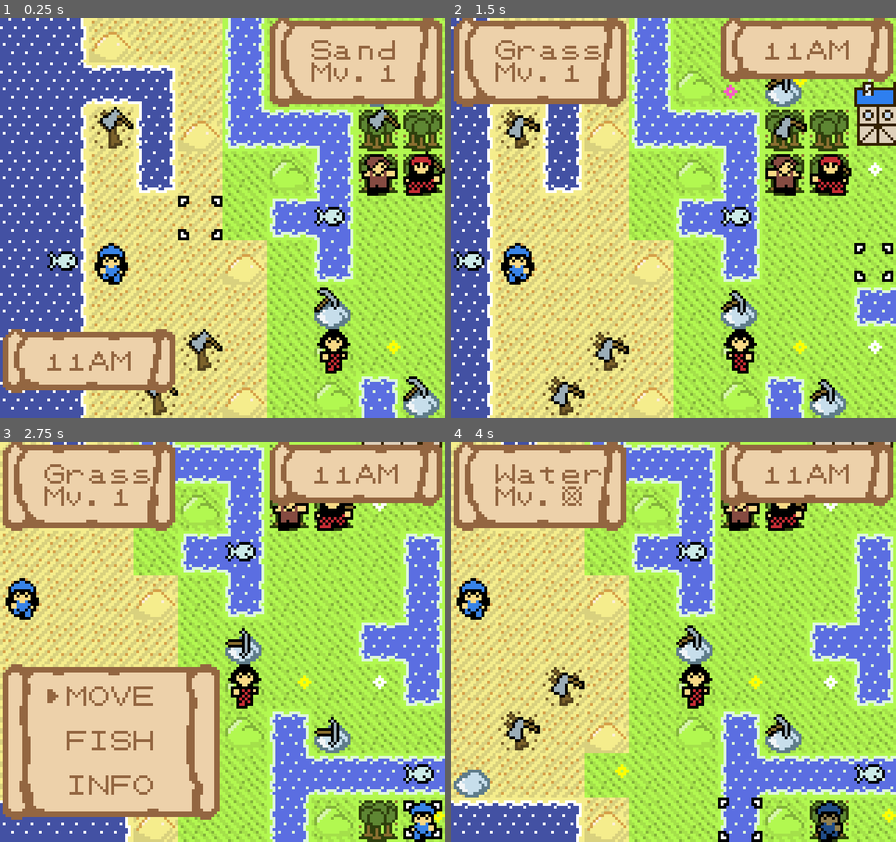
Above: before the commit, frames 1-4 (two rows, left to right).
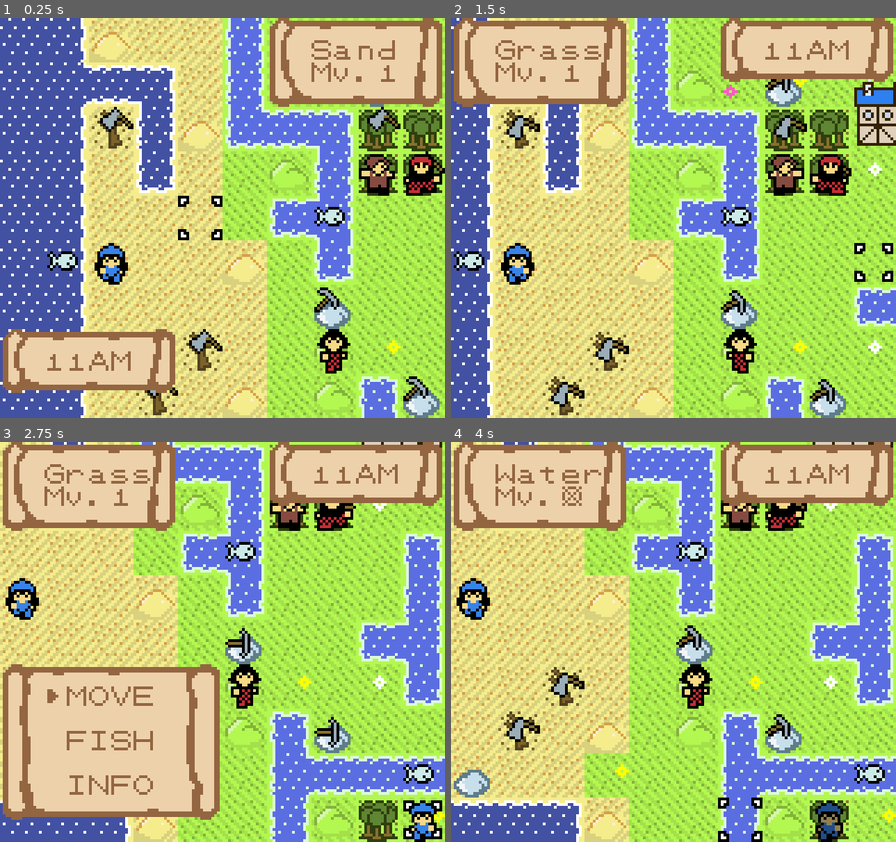
Above: after the commit, the same moments.

Repository: SummonerL/GuildBuilders
Game: Godot game, scene res://Scenes/Overworld/Overworld_Scene.tscn
Same seed, same stepped clock (60 frames per second), same inputs: the game is played once before the commit and once after it. Sound files missing from this copy of the repository are replaced by a short silence.
Inputs:
- Up to frame 1 (0.25 s): no input
- Up to frame 2 (1.5 s): tap Enter (ui_accept) at 0.5, 1.35 s; hold Right (ui_right) 0.53-1.28 s; hold Enter (ui_accept) 0.53-1.28 s; hold Down (ui_down) from 1.28 s (still down)
- Up to frame 3 (2.75 s): tap Enter (ui_accept) at 1.52, 1.82 s; release Down (ui_down) at 2.03 s; hold Right (ui_right) from 2.03 s (still down); hold Enter (ui_accept) from 2.03 s (still down)
- Up to frame 4 (4 s): release Right (ui_right) at 2.78 s; release Enter (ui_accept) at 2.78 s; hold Up (ui_up) 2.78-3.53 s; tap Enter (ui_accept) at 2.85, 3.02, 3.32 s; hold Left (ui_left) from 3.53 s (still down); hold Enter (ui_accept) from 3.53 s (still down)

The runs differ from the first frame. In frame 1, 0.1% of the frame differs, in the area x 80-90%, y 37-45%; in frame 2, 0.1%; in frame 3, 0.1%; in frame 4, 0.1%.

Commit message:
don't show movement square on other unit's. Allow cancel when moving

Diff:
--- a/Entities/Player/Cursor.gd
+++ b/Entities/Player/Cursor.gd
@@ -171,6 +171,12 @@
 			if (get_selected_tile_units() != null):
 				# as long as another unit is not actively moving
 				if (player.player_state != player.PLAYER_STATE.ANIMATING_MOVEMENT):
+
+					# clear the movement grid of the active unit
+					var active_unit = party.get_active_unit()
+					if (active_unit):
+						active_unit.clear_movement_grid_squares()
+
 					select_tile()
 			else:
 				match player.player_state:
@@ -179,6 +185,12 @@
 					player.PLAYER_STATE.SELECTING_MOVEMENT:
 						if (party.get_active_unit() != null):
 							party.get_active_unit().move_unit_if_eligible(player.curs_pos_x, player.curs_pos_y)
+	if event.is_action_pressed("ui_cancel"):
+		# allow the unit to cancel out of selecting movement
+		if (player.player_state == player.PLAYER_STATE.SELECTING_MOVEMENT):
+			party.get_active_unit().clear_movement_grid_squares()
+			# change our state back to selecting tile
+			player.player_state = player.PLAYER_STATE.SELECTING_TILE
 
 # runs every frame
 func _process(_delta):
--- a/Entities/Player/Units/Unit_Class.gd
+++ b/Entities/Player/Units/Unit_Class.gd
@@ -299,10 +299,17 @@
 
 # functions global to all unit types
 func show_movement_grid_square(pos_x, pos_y):
-	var square = movement_grid_square.instance()
-	add_child(square)
-
-	square.set_square_position(pos_x, pos_y)
+	# if there is a unit here, don't show the square
+	var unit_here = false
+	for unit in player.party.get_all_units():
+		if (unit.unit_pos_x == pos_x && unit.unit_pos_y == pos_y):
+			unit_here = true
+
+	if (!unit_here):
+		var square = movement_grid_square.instance()
+		add_child(square)
+
+		square.set_square_position(pos_x, pos_y)
 
 # once we've received the path the unit will take, this function will actually move
 # the unit based on a timer
--- a/Entities/Player/Units/Woodworker_Male.tscn
+++ b/Entities/Player/Units/Woodworker_Male.tscn
@@ -18,7 +18,6 @@
 
 [node name="Woodworker_Male_Sprite" type="AnimatedSprite" parent="."]
 frames = SubResource( 1 )
-frame = 1
 speed_scale = 0.5
 playing = true
 centered = false
